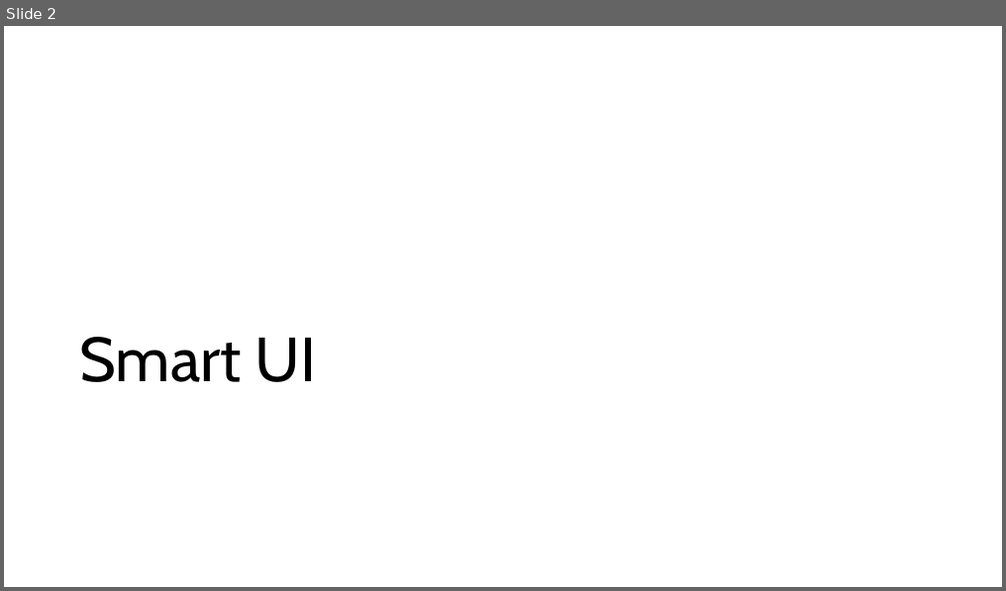
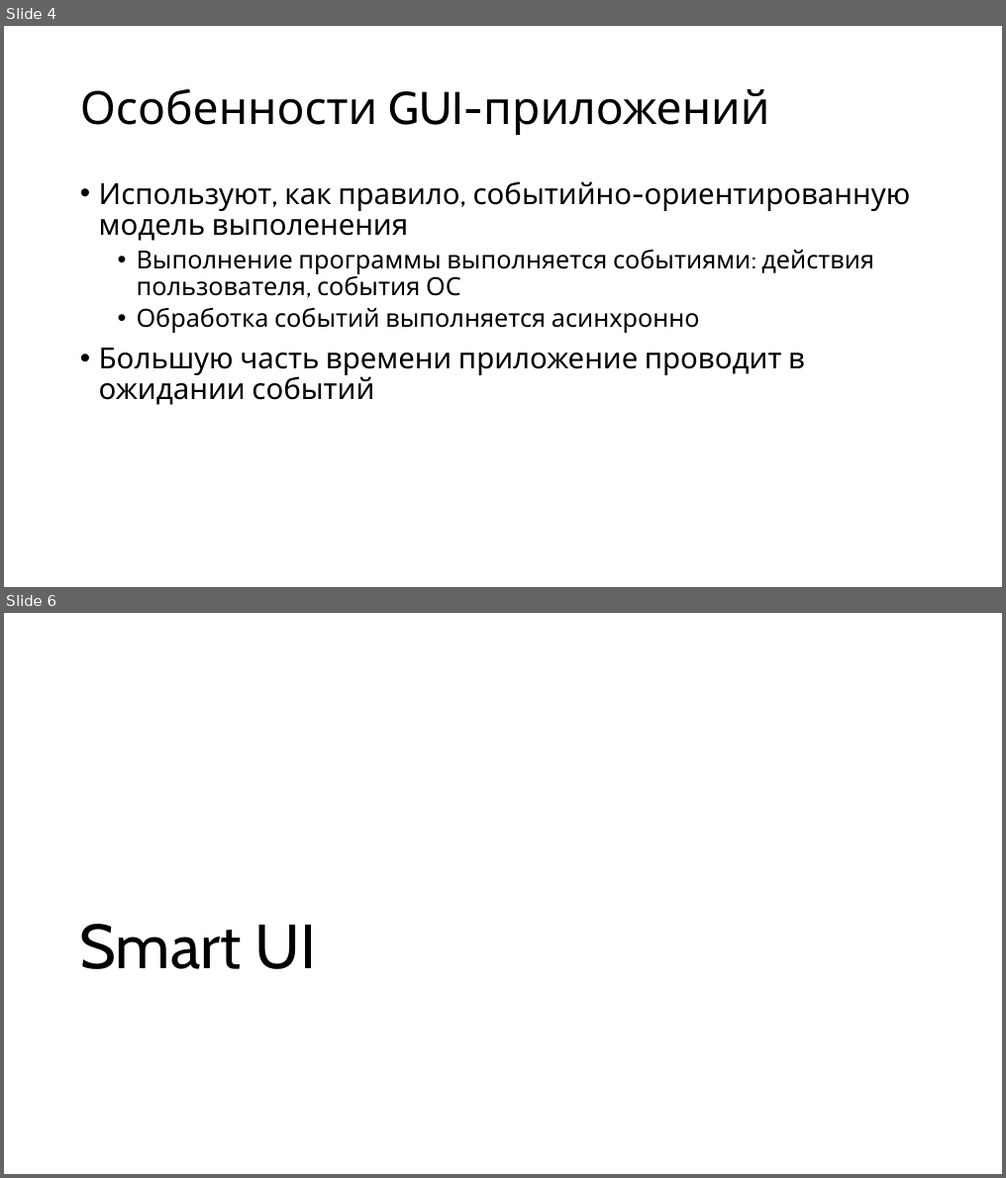
Before and after one commit to alexey-malov/ood, a slide deck: lectures/16.mvxx/mvxx.pptx. Shown one above the other, each under a label of ours: slide 2 before the commit, slides 4 and 6 after it; the slides between them are not shown. The pictures are 1006x591 and 1006x1178 pixels, drawn with LibreOffice and Linux fonts; fonts in the diff are those of the drawing. Boxes give left, top, right and bottom in pixels: in the first picture for what was removed or moved away, otherwise in the second. Text is boxed around its words. In the diff, an @@ line names an element or a change of style, - is before the commit and + after.

```diff
--- a/lectures/16.mvxx/mvxx.pptx
+++ b/lectures/16.mvxx/mvxx.pptx
@@ slide 4 added at <box>4,26,1002,587</box>, background #FFFFFF @@
@@ title added at <box>80,88,769,135</box>, 44 pt, text #000000 @@
+Особенности GUI-приложений
@@ text added at <box>99,181,911,405</box>, 28 pt, text #000000 @@
+• Используют, как правило, событийно-ориентированную модель выполенения
+  • Выполнение программы выполняется событиями: действия пользователя, события ОС
+  • Обработка событий выполняется асинхронно
+• Большую часть времени приложение проводит в ожидании событий
@@ what was slide 2 is now slide 6 @@
```
Also in this commit, not shown: 5 slides changed, 4 other slides added, 6 other files.
